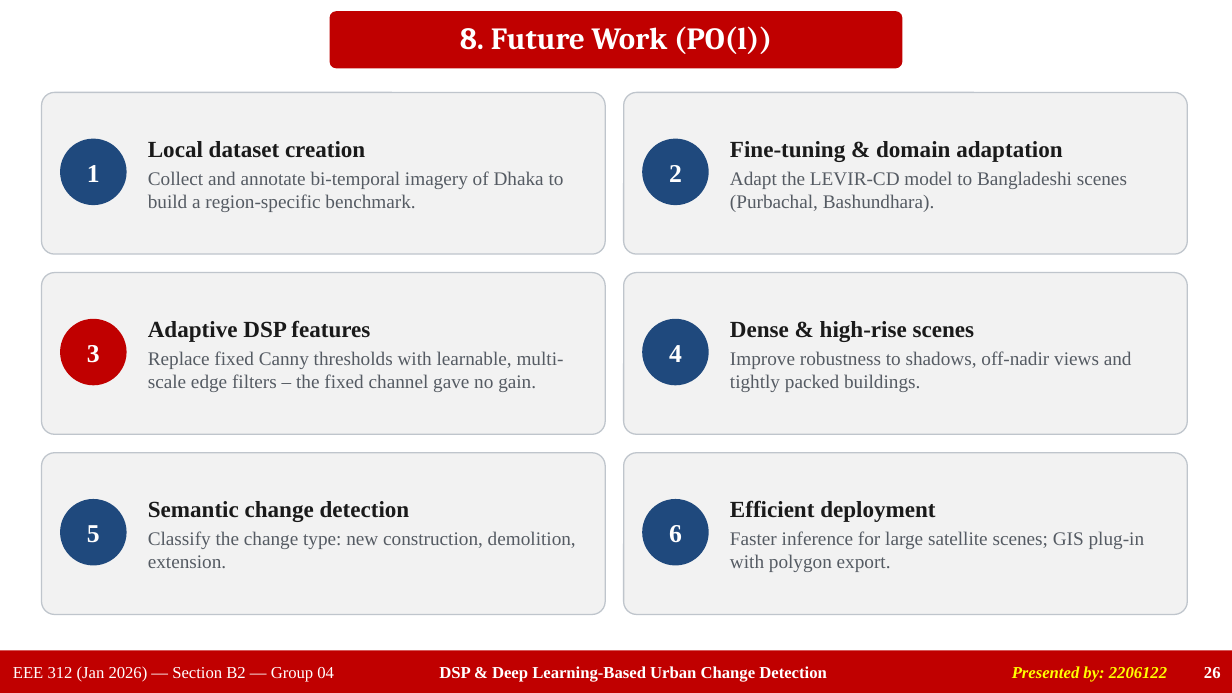
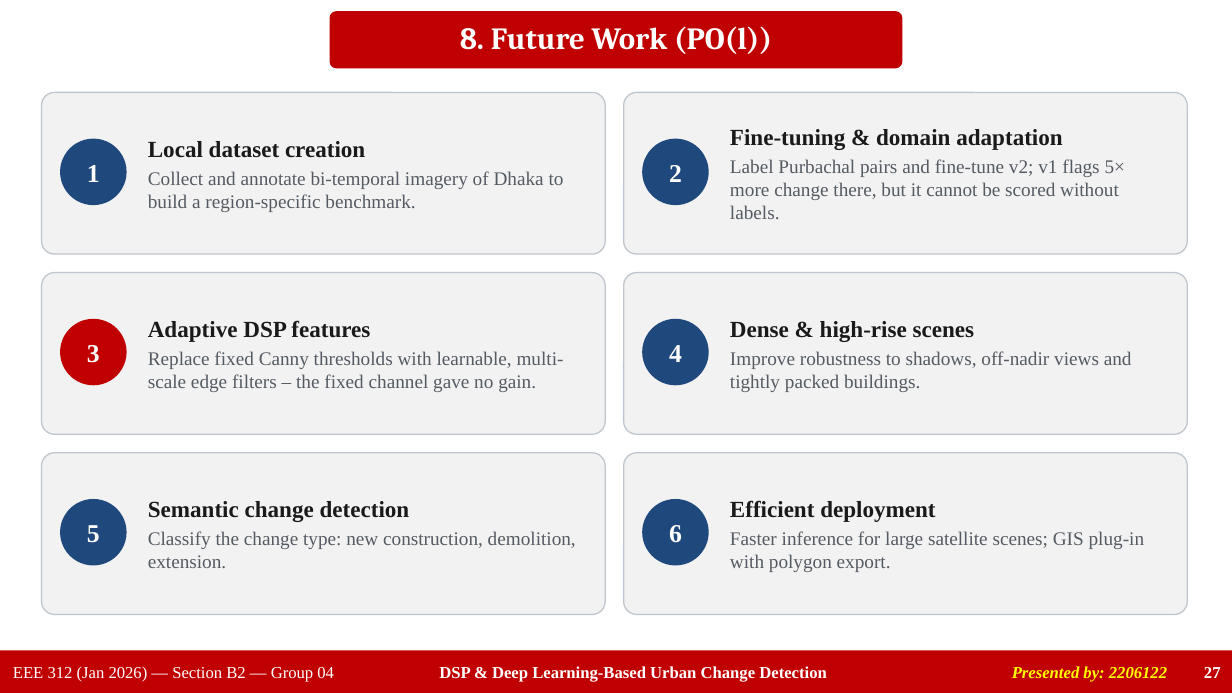
Before and after one commit to ahasanhabibkawsar/EEE-312-Group-04-Urban-change-detection-DSP-deep-learning-, a slide deck: slide 27 of presentation/Group04_EEE312_Final_Presentation.pptx (slide 26 before the commit). Drawn at 1232x693 pixels with LibreOffice and Linux fonts; fonts in the diff are those of the drawing. Boxes give left, top, right and bottom in pixels: in the first picture for what was removed or moved away, otherwise in the second. Text is boxed around its words. In the diff, an @@ line names an element or a change of style, - is before the commit and + after.

Commit message:
Add old model, ensembles and cross-dataset comparison; update GUI, report, slides, video script

```diff
--- a/presentation/Group04_EEE312_Final_Presentation.pptx
+++ b/presentation/Group04_EEE312_Final_Presentation.pptx
@@ text at <box>730,159,1125,219</box>: text changed @@
-Adapt the LEVIR-CD model to Bangladeshi scenes (Purbachal, Bashundhara).
+Label Purbachal pairs and fine-tune v2; v1 flags 5× more change there, but it cannot be scored without labels.
@@ page number at <box>1204,667,1221,678</box>: text changed @@
-26
+27
```
Also in this commit, not shown: 5 other slides changed, 2 slides added, 1 slide removed, 21 other files.
